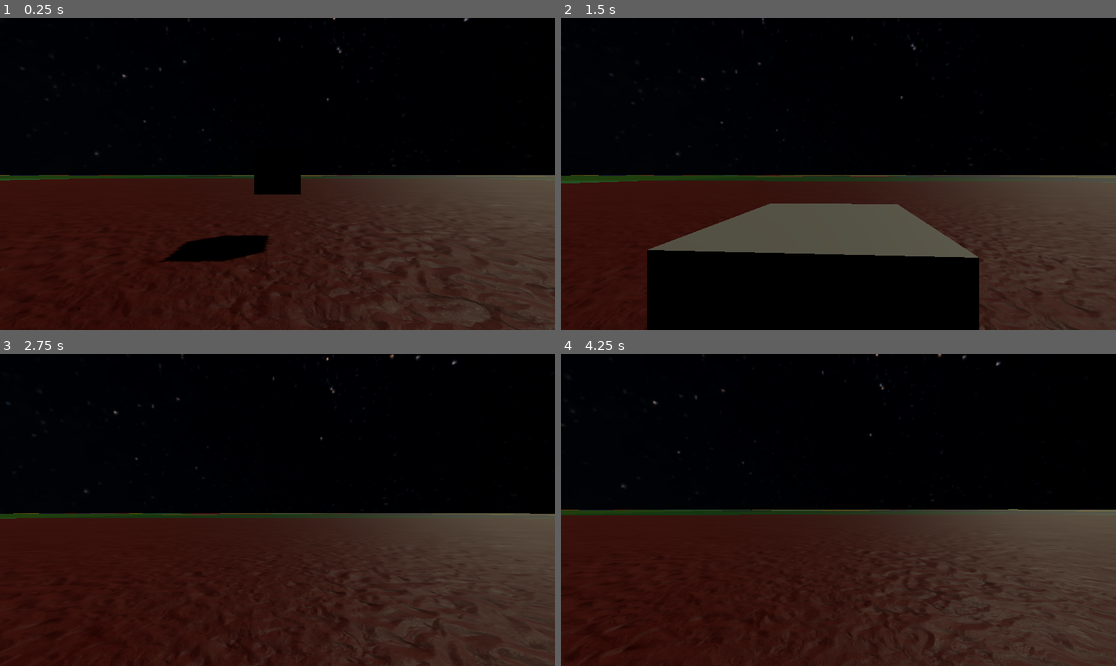
Above: before the commit, frames 1-4 (two rows, left to right).
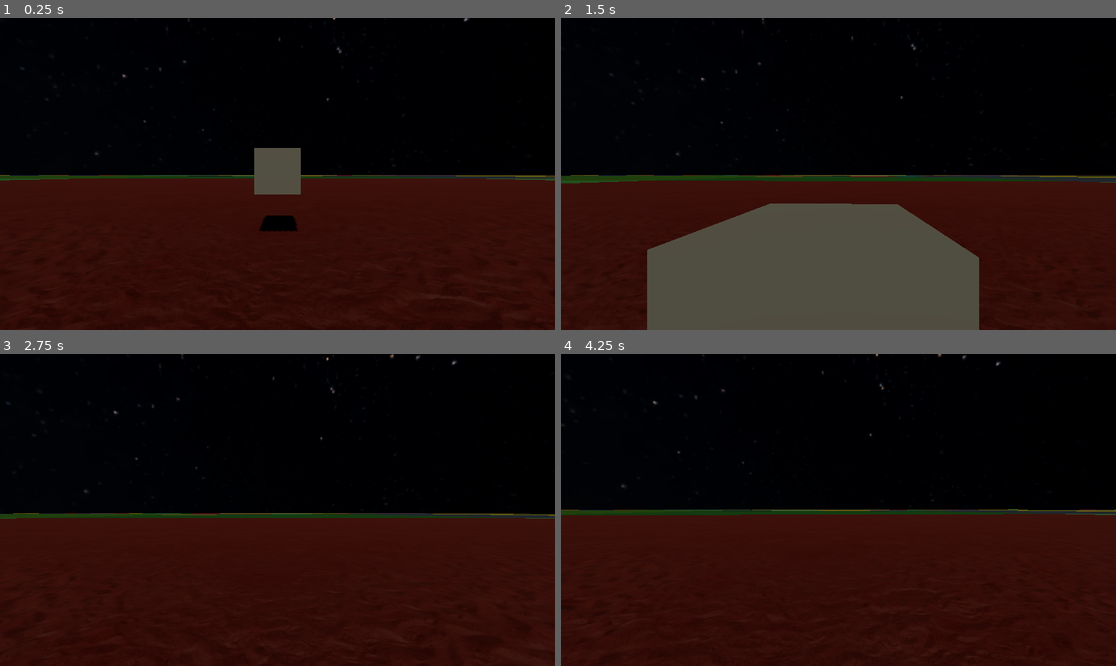
Above: after the commit, the same moments.

Repository: drussillo/Planet-Prospectors
Game: Godot game, scene res://scenes/planet1/planet_1.tscn
Same seed, same stepped clock (60 frames per second), same inputs: the game is played once before the commit and once after it.
Inputs (mouse positions are in pixels of both pictures, inside the frame that each line leads up to):
- Up to frame 1 (0.25 s): no input
- Up to frame 2 (1.5 s): tap Enter at 0.5 s; move the mouse to (866, 174) at 0.52 s; hold W (forward) from 0.53 s (still down); tap Space (jump) at 0.77 s; move the mouse to (810, 174) at 1.27 s
- Up to frame 3 (2.75 s): keep holding W (forward); tap Space (jump) at 1.52 s; move the mouse to (288, 503) at 2.02 s
- Up to frame 4 (4.25 s): keep holding W (forward); move the mouse to (832, 516) at 2.77 s; tap Space (jump) at 3.02, 3.77 s; move the mouse to (877, 513) at 3.52 s

The runs differ from the first frame. In frame 1, 16% of the frame differs, in the area x 0-100%, y 41-100%; in frame 2, 26%, in the area x 15-100%, y 50-100%; in frame 3, 14%; in frame 4, 16%.

Commit message:
Fixed sunlight direction

Diff:
--- a/planet-prospectors/scenes/planet1/planet_1.tscn
+++ b/planet-prospectors/scenes/planet1/planet_1.tscn
@@ -29,7 +29,7 @@
 script = ExtResource("1_1n7i6")
 
 [node name="DirectionalLight3D" type="DirectionalLight3D" parent="." unique_id=962193616]
-transform = Transform3D(-0.5313986, -0.6245638, 0.5723073, 0, 0.6755902, 0.7372773, -0.84712195, 0.39178813, -0.3590077, 0, 0, 0)
+transform = Transform3D(0.8968554, 0.44163746, -0.024634562, -0.2960793, 0.6407743, 0.7083398, 0.3286146, -0.6279846, 0.7054416, 0, 0, 0)
 light_color = Color(0.6595104, 0.64157003, 0.5424524, 1)
 shadow_enabled = true
 
